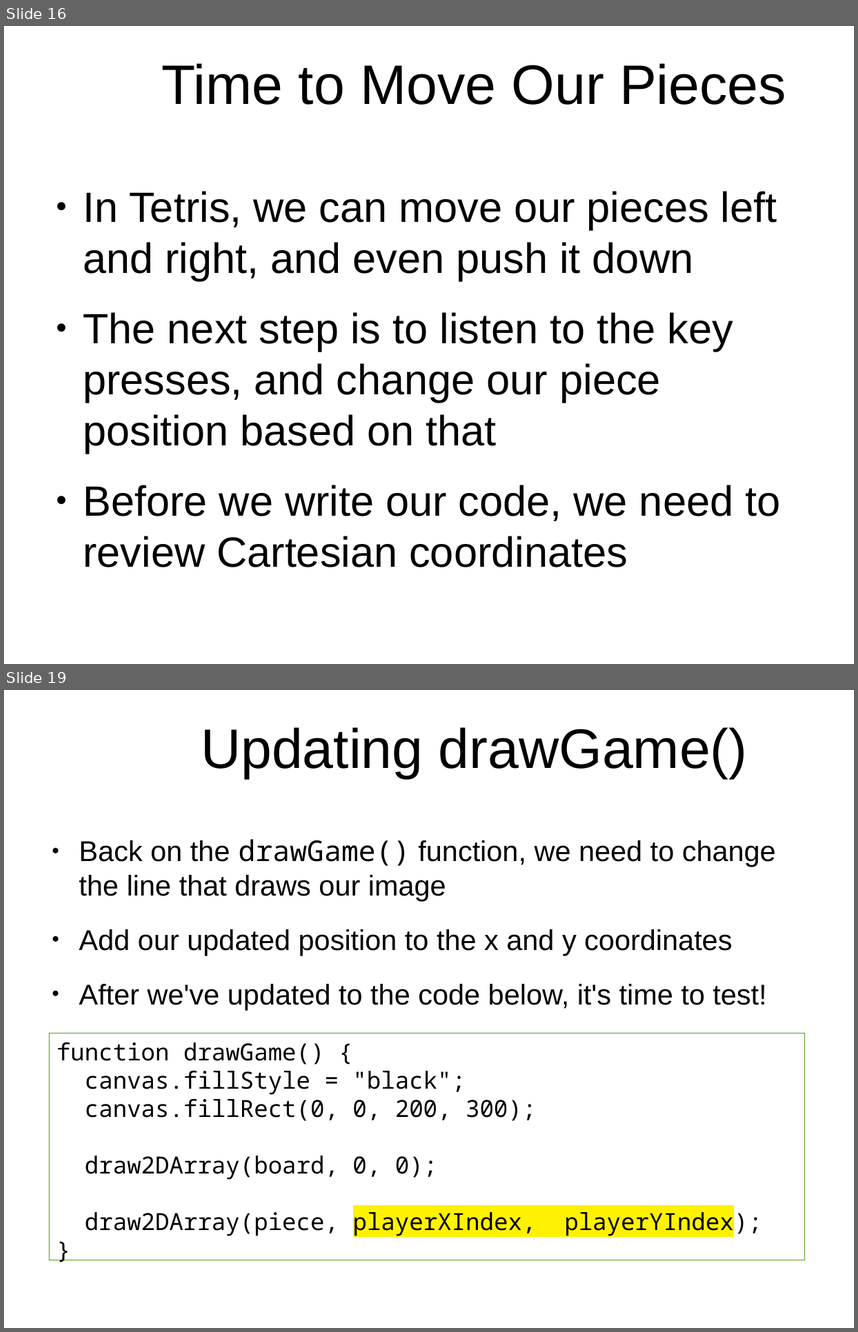
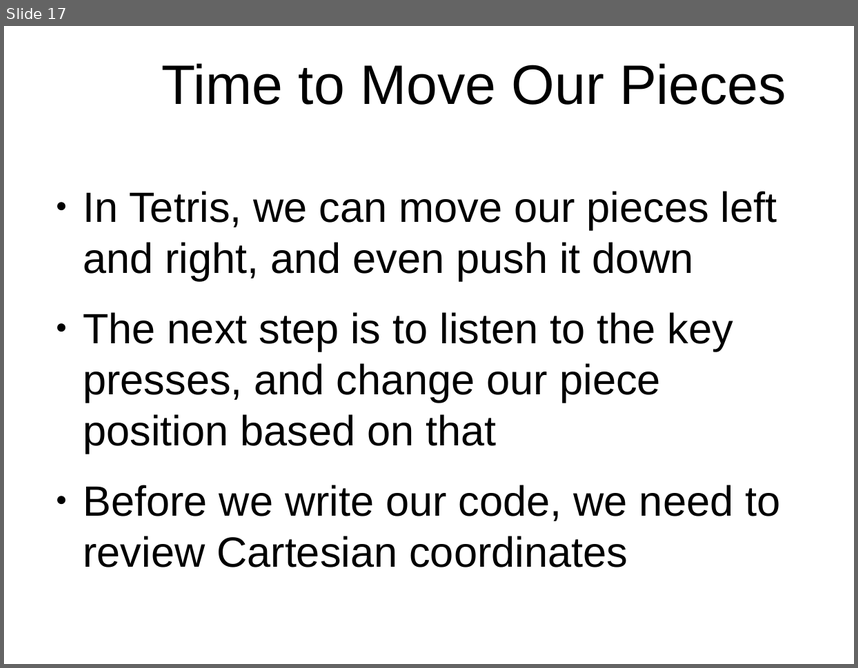
Before and after one commit to originalgrego/Webtris, a slide deck: Webtris - Explorathon 2019.odp. Shown one above the other, each under a label of ours: slides 16 and 19 before the commit, slide 17 after it; the slides between them are not shown. The pictures are 858x1332 and 858x668 pixels, drawn with LibreOffice and Linux fonts; fonts in the diff are those of the drawing; background and template pictures are left out. Boxes give left, top, right and bottom in pixels: in the first picture for what was removed or moved away, otherwise in the second. Text is boxed around its words. In the diff, an @@ line names an element or a change of style, - is before the commit and + after.

```diff
--- a/Webtris - Explorathon 2019.odp
+++ b/Webtris - Explorathon 2019.odp
@@ slide 19 removed at (4, 690, 854, 1328), background picture (left out) @@
@@ title removed at (201, 727, 748, 778) @@
-Updating drawGame()
@@ text removed at (79, 839, 776, 1009) @@
-● Back on the drawGame() function, we need to change the line that draws our image
-● Add our updated position to the x and y coordinates
-● After we've updated to the code below, it's time to test!
@@ rectangle removed at (49, 1033, 804, 1260) @@
-function drawGame() {
-canvas.fillStyle = "black";
-canvas.fillRect(0, 0, 200, 300);
-draw2DArray(board, 0, 0);
-draw2DArray(piece, playerXIndex, playerYIndex);
-}
@@ what was slide 16 is now slide 17 @@
```
Also in this commit, not shown: 13 slides changed, 4 slides added, 1 other slide removed.
